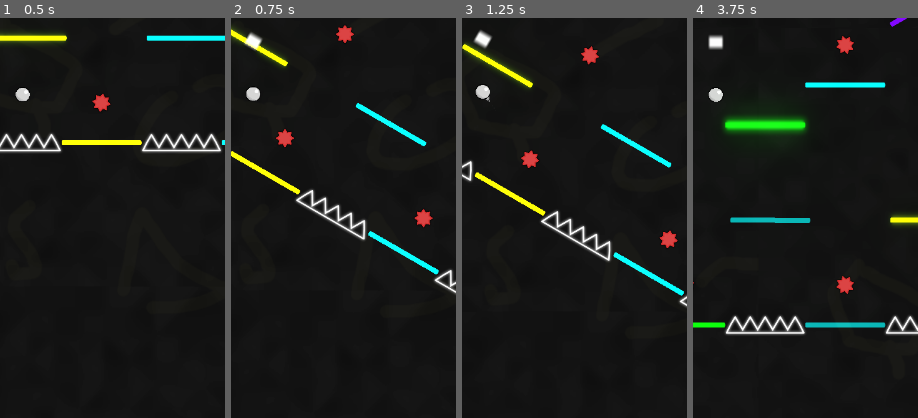
Above: before the commit, frames 1-4 (left to right).
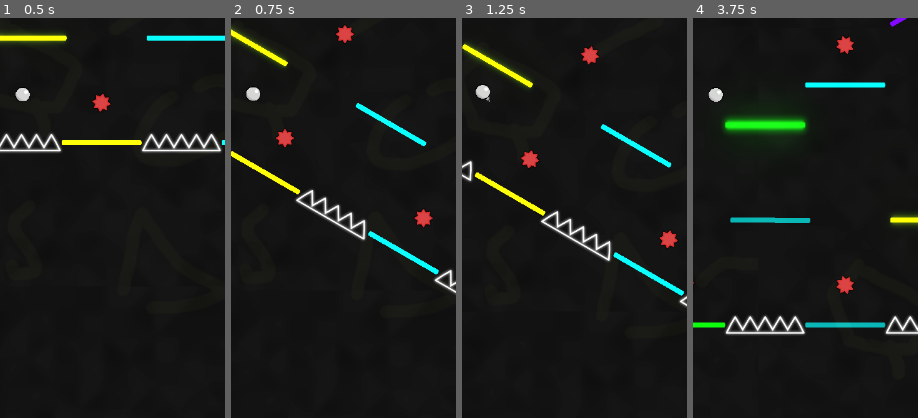
Above: after the commit, the same moments.

Repository: dolorismachina/Pivot
Game: Godot game, scene res://Scenes/Main/Main.tscn
Two runs of this game, one before a commit and one after it. Both use one fixed random seed, a clock stepped at 60 frames per second and the inputs below. The engine's default icon, where the game draws it, is replaced by a stand-in: a white triangle on a blue panel in a dark square.
Inputs (mouse positions are % of the whole screen's width and height, from its top left):
- Up to frame 1 (0.5 s): no input
- Up to frame 2 (0.75 s): move the mouse to (72, 45) at 0.52 s; hold Right (ui_right) from 0.53 s (still down); hold Space (space) from 0.53 s (still down); click (72, 45) at 0.67 s
- Up to frame 3 (1.25 s): keep holding Right (ui_right); keep holding Space (space)
- Up to frame 4 (3.75 s): move the mouse to (30, 55) at 1.27 s; release Right (ui_right) at 1.28 s; release Space (space) at 1.28 s; hold Left (ui_left) 1.28-2.03 s; tap Space (space) at 1.35, 2.85 s; click (30, 55) at 1.42 s; move the mouse to (60, 28) at 2.02 s; hold Space (space) 2.03-2.78 s; hold Right (ui_right) 2.03-3.53 s; click (60, 28) at 2.17 s; move the mouse to (45, 70) at 2.77 s; click (45, 70) at 2.92 s; move the mouse to (80, 65) at 3.52 s; hold Left (ui_left) from 3.53 s (still down); hold Space (space) from 3.53 s (still down); click (80, 65) at 3.67 s
The pictures show only the part of the screen within x 45-95%, y 39-89%; the shares and areas given below are measured in that part.

Frame 1 is identical in both runs. In frame 2, 0.2% of the frame differs, in the area x 5-15%, y 3-9%; in frame 3, 0.2%; in frame 4, 0.3%, in the area x 6-14%, y 4-8%.
Error in both runs: Invalid get index 'Direction' (on base: 'null instance'). (res://Scenes/Main/Main.gd:33)

Commit message:
Remove unused parts

Diff:
--- a/Light2D.gd
+++ /dev/null
@@ -1,16 +0,0 @@
-tool
-
-extends Light2D
-
-var rate = 0
-
-func _ready():
-  randomize()
-
-  rate = rand_range(0, 1)
-
-var t = 0
-func _process(delta):
-  t += delta
-
-  energy = abs(sin(t * rate))
--- a/Scenes/Blocks.gd
+++ /dev/null
@@ -1,16 +0,0 @@
-
-extends Node2D
-
-func _ready():
-  for i in get_children():
-    print(i.position)
-
-
-
-func _on_Blocks_draw():
-  update()
-
-
-func _on_Blocks_visibility_changed():
-  for i in get_children():
-    pass
--- a/Scenes/Blocks.tscn
+++ /dev/null
@@ -1,112 +0,0 @@
-[gd_scene load_steps=6 format=2]
-
-[ext_resource path="res://Level/Blocks/Block/Block.tscn" type="PackedScene" id=1]
-[ext_resource path="res://Level/Blocks/Block/Block.gd" type="Script" id=2]
-[ext_resource path="res://Level/Blocks/FallingBlock/FallingBlock.tscn" type="PackedScene" id=3]
-[ext_resource path="res://FallingBlock.gd" type="Script" id=4]
-
-[sub_resource type="PhysicsMaterial" id=1]
-friction = 0.0
-
-[node name="Blocks" type="Node2D"]
-
-[node name="1" type="StaticBody2D" parent="." instance=ExtResource( 1 )]
-position = Vector2( 97.4825, 400 )
-input_pickable = true
-physics_material_override = SubResource( 1 )
-script = ExtResource( 2 )
-colors = PoolColorArray( 0.741176, 0.439216, 1, 1, 0.623529, 0.643137, 1, 1, 0.882353, 1, 0.462745, 1, 1, 0.945098, 0.509804, 1, 0.552941, 0.858824, 0.203922, 1, 0.411765, 0.811765, 0.937255, 1, 0.737255, 0.568627, 1, 1, 1, 0.556863, 0.396078, 1 )
-next_block_path = NodePath("../2")
-is_visible = true
-is_enabled = true
-
-[node name="2" type="StaticBody2D" parent="." instance=ExtResource( 1 )]
-position = Vector2( 300, 548.568 )
-input_pickable = true
-physics_material_override = SubResource( 1 )
-script = ExtResource( 2 )
-colors = PoolColorArray( 0.741176, 0.439216, 1, 1, 0.623529, 0.643137, 1, 1, 0.882353, 1, 0.462745, 1, 1, 0.945098, 0.509804, 1, 0.552941, 0.858824, 0.203922, 1, 0.411765, 0.811765, 0.937255, 1, 0.737255, 0.568627, 1, 1, 1, 0.556863, 0.396078, 1 )
-previous_block_path = NodePath("../1")
-next_block_path = NodePath("../3")
-
-[node name="3" type="StaticBody2D" parent="." instance=ExtResource( 1 )]
-position = Vector2( 500, 650 )
-input_pickable = true
-physics_material_override = SubResource( 1 )
-script = ExtResource( 2 )
-colors = PoolColorArray( 0.698039, 0.396078, 0.952941, 1, 0.537255, 0.784314, 1, 1, 0.811765, 0.827451, 0.756863, 1, 0.972549, 0.784314, 0.407843, 1, 0.552941, 0.858824, 0.203922, 1, 0.411765, 0.811765, 0.937255, 1, 0.819608, 0.701961, 1, 1, 1, 0.556863, 0.396078, 1 )
-previous_block_path = NodePath("../2")
-next_block_path = NodePath("../4")
-
-[node name="4" type="StaticBody2D" parent="." instance=ExtResource( 1 )]
-position = Vector2( 500, 950 )
-input_pickable = true
-physics_material_override = SubResource( 1 )
-script = ExtResource( 2 )
-colors = PoolColorArray( 0.741176, 0.439216, 1, 1, 0.623529, 0.643137, 1, 1, 0.882353, 1, 0.462745, 1, 1, 0.945098, 0.509804, 1, 0.552941, 0.858824, 0.203922, 1, 0.411765, 0.811765, 0.937255, 1, 0.737255, 0.568627, 1, 1, 1, 0.556863, 0.396078, 1 )
-previous_block_path = NodePath("../3")
-next_block_path = NodePath("../5")
-
-[node name="5" type="StaticBody2D" parent="." instance=ExtResource( 1 )]
-position = Vector2( 350, 1050 )
-input_pickable = true
-physics_material_override = SubResource( 1 )
-script = ExtResource( 2 )
-colors = PoolColorArray( 0.741176, 0.439216, 1, 1, 0.623529, 0.643137, 1, 1, 0.882353, 1, 0.462745, 1, 1, 0.945098, 0.509804, 1, 0.552941, 0.858824, 0.203922, 1, 0.411765, 0.811765, 0.937255, 1, 0.737255, 0.568627, 1, 1, 1, 0.556863, 0.396078, 1 )
-previous_block_path = NodePath("../4")
-next_block_path = NodePath("../6")
-
-[node name="6" type="StaticBody2D" parent="." instance=ExtResource( 1 )]
-position = Vector2( 250, 1150 )
-input_pickable = true
-physics_material_override = SubResource( 1 )
-script = ExtResource( 2 )
-colors = PoolColorArray( 0.741176, 0.439216, 1, 1, 0.623529, 0.643137, 1, 1, 0.882353, 1, 0.462745, 1, 1, 0.945098, 0.509804, 1, 0.552941, 0.858824, 0.203922, 1, 0.411765, 0.811765, 0.937255, 1, 0.737255, 0.568627, 1, 1, 1, 0.556863, 0.396078, 1 )
-previous_block_path = NodePath("../5")
-next_block_path = NodePath("../7")
-
-[node name="7" type="StaticBody2D" parent="." instance=ExtResource( 1 )]
-position = Vector2( 300, 1250 )
-input_pickable = true
-physics_material_override = SubResource( 1 )
-script = ExtResource( 2 )
-colors = PoolColorArray( 0.741176, 0.439216, 1, 1, 0.623529, 0.643137, 1, 1, 0.882353, 1, 0.462745, 1, 1, 0.945098, 0.509804, 1, 0.552941, 0.858824, 0.203922, 1, 0.411765, 0.811765, 0.937255, 1, 0.737255, 0.568627, 1, 1, 1, 0.556863, 0.396078, 1 )
-previous_block_path = NodePath("../6")
-next_block_path = NodePath("../8")
-
-[node name="8" type="StaticBody2D" parent="." instance=ExtResource( 1 )]
-position = Vector2( 300, 1500 )
-input_pickable = true
-physics_material_override = SubResource( 1 )
-script = ExtResource( 2 )
-colors = PoolColorArray( 0.741176, 0.439216, 1, 1, 0.623529, 0.643137, 1, 1, 0.882353, 1, 0.462745, 1, 1, 0.945098, 0.509804, 1, 0.552941, 0.858824, 0.203922, 1, 0.411765, 0.811765, 0.937255, 1, 0.737255, 0.568627, 1, 1, 1, 0.556863, 0.396078, 1 )
-previous_block_path = NodePath("../7")
-next_block_path = NodePath("../9")
-
-[node name="9" type="StaticBody2D" parent="." instance=ExtResource( 1 )]
-position = Vector2( 500, 1500 )
-input_pickable = true
-physics_material_override = SubResource( 1 )
-script = ExtResource( 2 )
-colors = PoolColorArray( 0.741176, 0.439216, 1, 1, 0.623529, 0.643137, 1, 1, 0.882353, 1, 0.462745, 1, 1, 0.945098, 0.509804, 1, 0.552941, 0.858824, 0.203922, 1, 0.411765, 0.811765, 0.937255, 1, 0.737255, 0.568627, 1, 1, 1, 0.556863, 0.396078, 1 )
-previous_block_path = NodePath("../8")
-next_block_path = NodePath("../10")
-
-[node name="10" type="StaticBody2D" parent="." instance=ExtResource( 3 )]
-position = Vector2( 651.053, 1500 )
-input_pickable = true
-physics_material_override = SubResource( 1 )
-script = ExtResource( 4 )
-colors = PoolColorArray( 0.341176, 0.262745, 0.407843, 1, 0.517647, 0.533333, 0.827451, 1, 0.811765, 0.827451, 0.756863, 1, 0.972549, 0.784314, 0.407843, 1, 0.552941, 0.858824, 0.203922, 1, 0.411765, 0.811765, 0.937255, 1, 0.819608, 0.701961, 1, 1, 1, 0.556863, 0.396078, 1 )
-previous_block_path = NodePath("../9")
-next_block_path = NodePath("../11")
-
-[node name="11" type="StaticBody2D" parent="." instance=ExtResource( 1 )]
-position = Vector2( 800, 1500 )
-input_pickable = true
-physics_material_override = SubResource( 1 )
-script = ExtResource( 2 )
-colors = PoolColorArray( 0.741176, 0.439216, 1, 1, 0.623529, 0.643137, 1, 1, 0.882353, 1, 0.462745, 1, 1, 0.945098, 0.509804, 1, 0.552941, 0.858824, 0.203922, 1, 0.411765, 0.811765, 0.937255, 1, 0.737255, 0.568627, 1, 1, 1, 0.556863, 0.396078, 1 )
-previous_block_path = NodePath("../10")
-
-[connection signal="input_event" from="10" to="10" method="_on_Block_input_event"]
--- a/Scenes/Blocks/FallingBlock/FallingBlock.tscn
+++ b/Scenes/Blocks/FallingBlock/FallingBlock.tscn
@@ -13,6 +13,3 @@
 [node name="Sprite" parent="." index="0"]
 modulate = Color( 0.533333, 0, 0, 1 )
 texture = ExtResource( 3 )
-
-[node name="Light2D" parent="." index="2"]
-energy = 0.733606
--- a/Scenes/Levels/Level.gd
+++ b/Scenes/Levels/Level.gd
@@ -40,11 +40,7 @@
 			return
 
 		var block = (b as Block)
-		if block.is_first:
-			block.enable()
-			block.show()
-		else:
-			block.disable()
+
 
 func start():
 	#reset_blocks()
--- a/Scenes/Levels/Level.tscn
+++ b/Scenes/Levels/Level.tscn
@@ -1,11 +1,10 @@
-[gd_scene load_steps=7 format=2]
+[gd_scene load_steps=6 format=2]
 
 [ext_resource path="res://Scenes/Levels/Level.gd" type="Script" id=1]
 [ext_resource path="res://Scenes/End.tscn" type="PackedScene" id=2]
-[ext_resource path="res://light.png" type="Texture" id=3]
-[ext_resource path="res://Scenes/LevelController/LevelController.tscn" type="PackedScene" id=4]
-[ext_resource path="res://Scenes/MobileController/MobileController.tscn" type="PackedScene" id=5]
-[ext_resource path="res://Scenes/Controllers/MouseController/MouseController.tscn" type="PackedScene" id=6]
+[ext_resource path="res://Scenes/LevelController/LevelController.tscn" type="PackedScene" id=3]
+[ext_resource path="res://Scenes/MobileController/MobileController.tscn" type="PackedScene" id=4]
+[ext_resource path="res://Scenes/Controllers/MouseController/MouseController.tscn" type="PackedScene" id=5]
 
 [node name="Level" type="Node2D"]
 script = ExtResource( 1 )
@@ -22,14 +21,10 @@
 
 [node name="Blocks" type="Node2D" parent="Pivot/Content"]
 
-[node name="light" type="Sprite" parent="Pivot"]
-scale = Vector2( 0.1, 0.2 )
-texture = ExtResource( 3 )
-
-[node name="LevelController" parent="." instance=ExtResource( 4 )]
+[node name="LevelController" parent="." instance=ExtResource( 3 )]
 rotation_angle = 30
 
-[node name="MobileController" parent="." instance=ExtResource( 5 )]
+[node name="MobileController" parent="." instance=ExtResource( 4 )]
 
-[node name="MouseController" parent="." instance=ExtResource( 6 )]
+[node name="MouseController" parent="." instance=ExtResource( 5 )]
 enabled = false
--- a/Scenes/Levels/TestLevel.tscn
+++ b/Scenes/Levels/TestLevel.tscn
@@ -8,10 +8,9 @@
 [ext_resource path="res://Scenes/Blocks/SpinningBlock/SpinningBlock.tscn" type="PackedScene" id=6]
 [ext_resource path="res://Scenes/Obstacles/Spikes.tscn" type="PackedScene" id=7]
 [ext_resource path="res://Scenes/Collectables/Collectable.tscn" type="PackedScene" id=8]
-[ext_resource path="res://light.png" type="Texture" id=9]
-[ext_resource path="res://Scenes/LevelController/LevelController.tscn" type="PackedScene" id=10]
-[ext_resource path="res://Scenes/MobileController/MobileController.tscn" type="PackedScene" id=11]
-[ext_resource path="res://Scenes/Controllers/MouseController/MouseController.tscn" type="PackedScene" id=12]
+[ext_resource path="res://Scenes/LevelController/LevelController.tscn" type="PackedScene" id=9]
+[ext_resource path="res://Scenes/MobileController/MobileController.tscn" type="PackedScene" id=10]
+[ext_resource path="res://Scenes/Controllers/MouseController/MouseController.tscn" type="PackedScene" id=11]
 
 [node name="Level" type="Node2D"]
 script = ExtResource( 1 )
@@ -28,6 +27,7 @@
 input_pickable = false
 
 [node name="Blocks" type="Node2D" parent="Pivot/Content"]
+editor/display_folded = true
 
 [node name="Block" parent="Pivot/Content/Blocks" instance=ExtResource( 3 )]
 position = Vector2( 576, 960 )
@@ -205,6 +205,7 @@
 rotation = -0.785397
 
 [node name="Collectables" type="Node2D" parent="Pivot/Content"]
+editor/display_folded = true
 
 [node name="Collectable" parent="Pivot/Content/Collectables" instance=ExtResource( 8 )]
 position = Vector2( 320, 512 )
@@ -248,14 +249,10 @@
 [node name="Collectable6" parent="Pivot/Content/Collectables" instance=ExtResource( 8 )]
 position = Vector2( 1472, 448 )
 
-[node name="light" type="Sprite" parent="Pivot"]
-scale = Vector2( 0.1, 0.2 )
-texture = ExtResource( 9 )
-
-[node name="LevelController" parent="." instance=ExtResource( 10 )]
+[node name="LevelController" parent="." instance=ExtResource( 9 )]
 rotation_angle = 30
 
-[node name="MobileController" parent="." instance=ExtResource( 11 )]
-
-[node name="MouseController" parent="." instance=ExtResource( 12 )]
+[node name="MobileController" parent="." instance=ExtResource( 10 )]
+
+[node name="MouseController" parent="." instance=ExtResource( 11 )]
 enabled = false
Not shown: 1 places in Scenes/Levels/TestLevel.tscn that only renumber resources
Binary file removed: light.png
Not shown, removed: light.png.import
